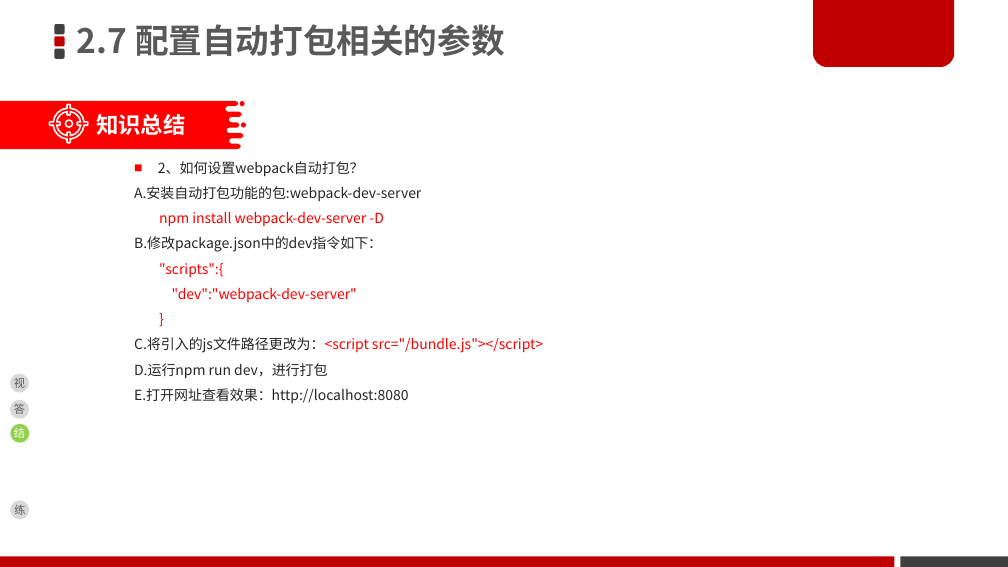
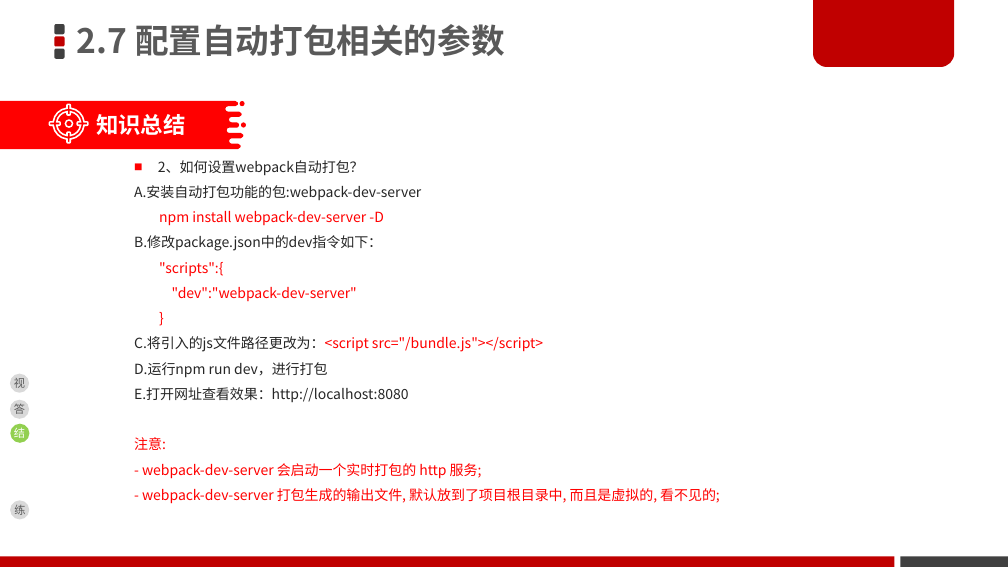
Before and after one commit to DwightChan/study, a slide deck: slide 27 of H5/00-博学谷_在线同步资料/05-Vue.js 项目实战资料/Vue-2019版/vue电商/2.vue-前端工程化/day06_电商项目_vue前端工程化.ppt. Drawn at 1008x567 pixels with LibreOffice and Linux fonts; fonts in the diff are those of the drawing; grey boxes stand for pictures; background and template pictures are left out. Boxes give left, top, right and bottom in pixels: in the first picture for what was removed or moved away, otherwise in the second. Text is boxed around its words. In the diff, an @@ line names an element or a change of style, - is before the commit and + after.

```diff
--- a/H5/00-博学谷_在线同步资料/05-Vue.js 项目实战资料/Vue-2019版/vue电商/2.vue-前端工程化/day06_电商项目_vue前端工程化.ppt
+++ b/H5/00-博学谷_在线同步资料/05-Vue.js 项目实战资料/Vue-2019版/vue电商/2.vue-前端工程化/day06_电商项目_vue前端工程化.ppt
@@ text at [134,437,720,504]: paragraphs added @@
+注意:
+- webpack-dev-server 会启动一个实时打包的 http 服务;
+- webpack-dev-server 打包生成的输出文件, 默认放到了项目根目录中, 而且是虚拟的, 看不见的;
```
Also in this commit, not shown: 36 other slides changed, 2 other files.
